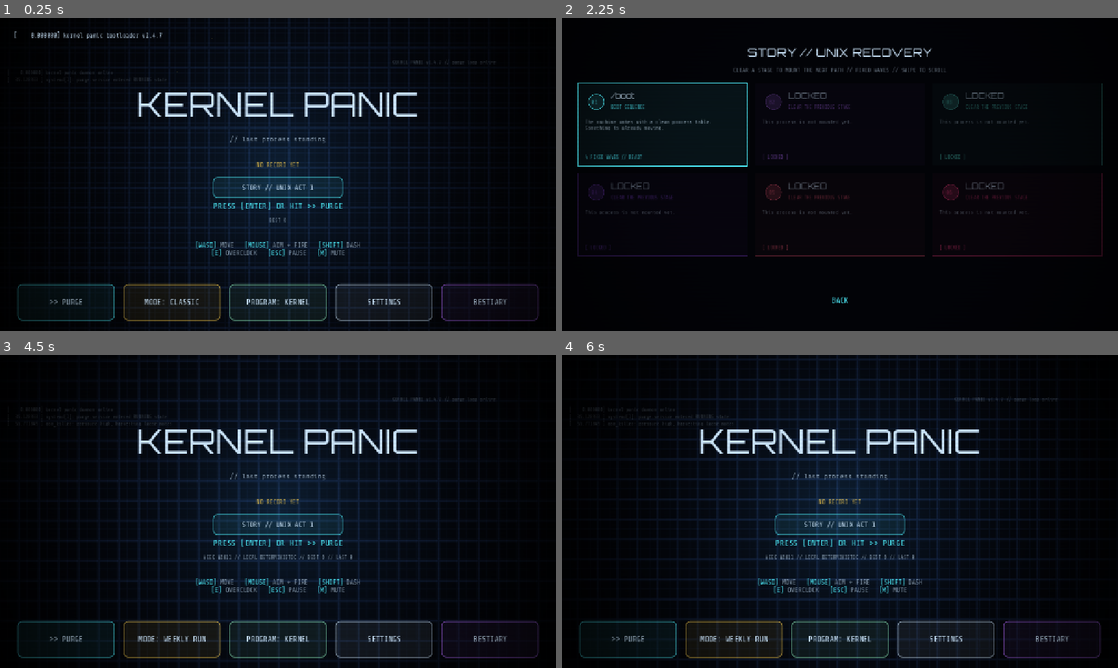
Above: before the commit, frames 1-4 (two rows, left to right).
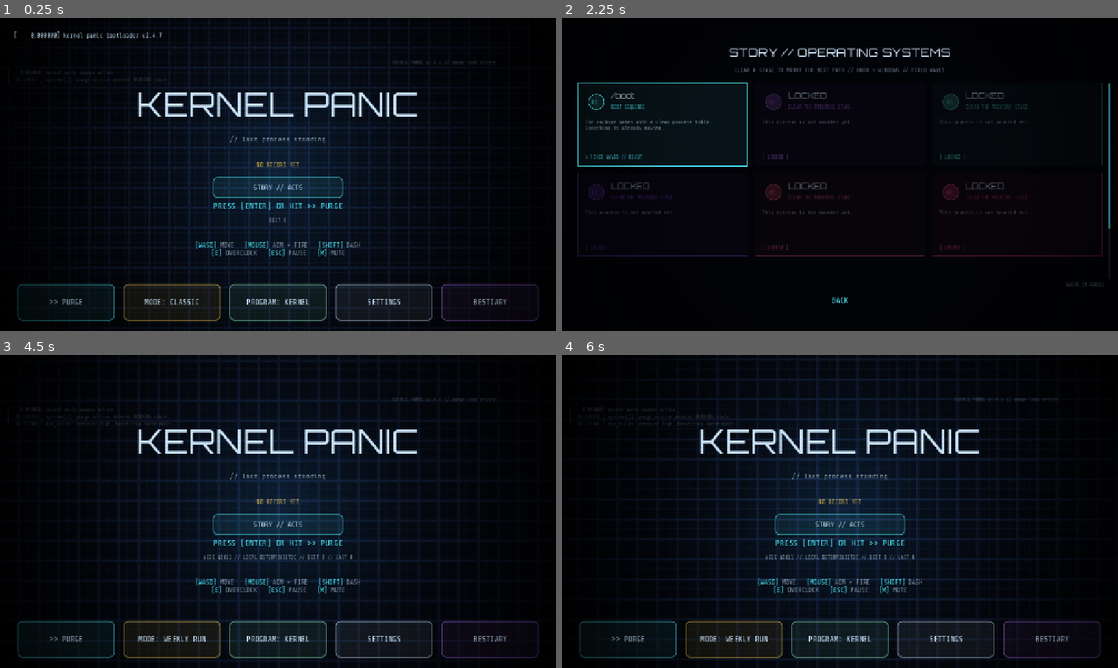
Above: after the commit, the same moments.

Repository: mafuzyk/kernel-panic
Game: Godot game, scene res://src/ui/menu.tscn
The game is run twice, just before and just after one commit, with the same random seed, the same clock (stepped at 60 frames per second) and the same inputs.
Inputs:
- Up to frame 1 (0.25 s): no input
- Up to frame 2 (2.25 s): click ">> PURGE" at 0.5 s; click "MODE: CLASSIC" at 1.25 s; click "STORY // UNIX ACT 1" (after the commit: "STORY // ACTS") at 2 s
- Up to frame 3 (4.5 s): click "STORY // UNIX ACT 1" (after the commit: "STORY // ACTS") at 2.75 s; click "MODE: WEEKLY RUN" at 3.5 s; click "PROGRAM: KERNEL" at 4.25 s
- Up to frame 4 (6 s): click "BESTIARY" at 5 s; click "BACK" at 5.75 s

The runs differ from the first frame. In frame 1, 0.1% of the frame differs, in the area x 43-57%, y 53-56%; in frame 2, 1.1%, in the area x 30-99%, y 9-86%; in frame 3, 0.1%; in frame 4, 0.1%.

Commit message:
feat: add Windows story act
Add the three-stage C:\98, C:\XP, and Win11 story progression with era profiles, CRT overlay, watermark, UPDATE_LOOP, BLOATWARE, and destructible POPUP orbs. Update Story navigation, bestiary coverage, and README documentation.\n\nThe roadmap's separate per-era audio assets are intentionally deferred: the existing generated stems are reused with bounded pitch variants so this block adds no large binary music payload. Gameplay audio behavior stays unchanged outside the Windows story act.

Diff:
--- /dev/null
+++ b/shaders/crt.gdshader
@@ -0,0 +1,30 @@
+shader_type canvas_item;
+
+uniform sampler2D screen_tex : hint_screen_texture, filter_linear;
+uniform float curvature = 0.0;
+uniform float noise = 0.0;
+uniform float scanline = 0.0;
+uniform float aberration = 0.0;
+
+float hash21(vec2 p) {
+	return fract(sin(dot(p, vec2(127.1, 311.7))) * 43758.5453);
+}
+
+void fragment() {
+	vec2 uv = SCREEN_UV;
+	vec2 centered = uv - vec2(0.5);
+	float r2 = dot(centered, centered);
+	vec2 curved = centered * (1.0 + curvature * r2 * 3.0) + vec2(0.5);
+	vec2 edge = step(vec2(0.0), curved) * step(curved, vec2(1.0));
+	vec2 ab = centered * aberration * 0.008;
+	vec3 col;
+	col.r = texture(screen_tex, curved + ab).r;
+	col.g = texture(screen_tex, curved).g;
+	col.b = texture(screen_tex, curved - ab).b;
+	float line = 0.72 + 0.28 * sin(SCREEN_UV.y * 900.0);
+	col *= 1.0 - scanline * (1.0 - line);
+	float grain = hash21(floor(SCREEN_UV * vec2(1280.0, 720.0)) + floor(TIME * 24.0)) - 0.5;
+	col += grain * noise;
+	col *= edge.x * edge.y;
+	COLOR = vec4(col, 1.0);
+}
--- a/src/arena/arena.gd
+++ b/src/arena/arena.gd
@@ -30,6 +30,8 @@
 var _story_intro_text: Label
 var _story_victory := false
 var _story_next_stage := -1
+var _crt_overlay: CrtOverlay
+var _windows_watermark: Label
 var _intro_bars: Array[ColorRect] = []
 var _intro_label: Label
 var _intro_quote: Label
@@ -100,6 +102,7 @@
 		_story_stage = Game.story_stage_def(Game.story_stage_index)
 		_build_story_intro()
 		_apply_story_theme(_story_stage.get("theme", {}))
+		_build_windows_visuals()
 	if debug_controls_enabled():
 		var debug_panel = load("res://src/ui/debug_panel.gd").new()
 		debug_panel.arena = self
@@ -593,6 +596,38 @@
 		walls.set_tint(accent)
 	if _dust != null:
 		_dust.color = Color(accent.r, accent.g, accent.b, 0.18)
+
+func windows_stage_profile() -> Dictionary:
+	if _story_stage.is_empty():
+		return {}
+	return {"id": _story_stage.get("id", ""), "path": _story_stage.get("path", ""), "grid_style": _story_stage.get("theme", {}).get("grid_style", "clean"), "crt": _story_stage.get("theme", {}).get("crt", {})}
+
+func _build_windows_visuals() -> void:
+	var theme: Dictionary = _story_stage.get("theme", {})
+	var style := str(theme.get("grid_style", "clean"))
+	Sfx.set_music_variant(style)
+	if style == "crt_heavy" or style == "crt_soft":
+		_crt_overlay = CrtOverlay.new()
+		add_child(_crt_overlay)
+		_crt_overlay.configure(theme.get("crt", {}))
+	if bool(_story_stage.get("watermark", false)):
+		var watermark_layer := CanvasLayer.new()
+		watermark_layer.layer = 76
+		_windows_watermark = Label.new()
+		_windows_watermark.text = "ACTIVATE WINDOWS // GO TO SETTINGS"
+		_windows_watermark.add_theme_font_override("font", load("res://assets/fonts/ShareTechMono.ttf"))
+		_windows_watermark.add_theme_font_size_override("font_size", 11)
+		_windows_watermark.add_theme_color_override("font_color", Color(0.2, 0.65, 0.85, 0.6))
+		_windows_watermark.horizontal_alignment = HORIZONTAL_ALIGNMENT_RIGHT
+		_windows_watermark.anchor_left = 1.0
+		_windows_watermark.anchor_right = 1.0
+		_windows_watermark.offset_left = -380.0
+		_windows_watermark.offset_right = -18.0
+		_windows_watermark.offset_top = 18.0
+		_windows_watermark.offset_bottom = 40.0
+		_windows_watermark.mouse_filter = Control.MOUSE_FILTER_IGNORE
+		watermark_layer.add_child(_windows_watermark)
+		add_child(watermark_layer)
 
 func _on_wave_started(wave: int, is_boss: bool) -> void:
 	if Game.mode == "story":
@@ -1334,6 +1369,8 @@
 		_abandon_t = maxf(_abandon_t - delta, 0.0)
 		if _abandon_t <= 0.0:
 			_clear_abandon_confirmation()
+	if _windows_watermark != null and is_instance_valid(_windows_watermark):
+		_windows_watermark.visible = fmod(float(Game.stats.get("time", 0.0)), 2.6) < 2.0
 	var debug_open: bool = _debug_panel != null and _debug_panel.visible
 	var want_hidden: bool = _state == "play" and not get_tree().paused and reticle != null and not debug_open
 	var target_mouse := Input.MOUSE_MODE_HIDDEN if want_hidden else Input.MOUSE_MODE_VISIBLE
--- /dev/null
+++ b/src/arena/crt_overlay.gd
@@ -0,0 +1,27 @@
+class_name CrtOverlay
+extends CanvasLayer
+
+var _mat: ShaderMaterial
+var profile: Dictionary = {}
+
+func _ready() -> void:
+	layer = 75
+	var rect := ColorRect.new()
+	rect.set_anchors_preset(Control.PRESET_FULL_RECT)
+	rect.mouse_filter = Control.MOUSE_FILTER_IGNORE
+	_mat = ShaderMaterial.new()
+	_mat.shader = load("res://shaders/crt.gdshader")
+	rect.material = _mat
+	add_child(rect)
+
+func configure(next_profile: Dictionary) -> void:
+	profile = next_profile.duplicate(true)
+	if _mat == null:
+		return
+	_mat.set_shader_parameter("curvature", float(profile.get("curvature", 0.0)))
+	_mat.set_shader_parameter("noise", float(profile.get("noise", 0.0)))
+	_mat.set_shader_parameter("scanline", float(profile.get("scanline", 0.0)))
+	_mat.set_shader_parameter("aberration", float(profile.get("aberration", 0.0)))
+
+func is_active() -> bool:
+	return not profile.is_empty() and (float(profile.get("scanline", 0.0)) > 0.0 or float(profile.get("curvature", 0.0)) > 0.0)
--- a/src/arena/spawner.gd
+++ b/src/arena/spawner.gd
@@ -349,6 +349,10 @@
 			return load("res://src/enemies/recursor.gd").new()
 		"firewall":
 			return load("res://src/enemies/firewall.gd").new()
+		"update_loop":
+			return load("res://src/enemies/update_loop.gd").new()
+		"bloatware":
+			return load("res://src/enemies/bloatware.gd").new()
 	return null
 
 func _edge_point(min_player_dist := 250.0) -> Vector2:
--- a/src/autoload/dev_harness.gd
+++ b/src/autoload/dev_harness.gd
@@ -86,7 +86,7 @@
 	_check(get_tree().current_scene != null and get_tree().current_scene.name == "Menu", "menu is main scene")
 	_check(Balance.is_desktop_display() == (DisplayServer.get_name() in ["windows", "macos", "x11", "wayland", "embedded"]), "is_desktop_display matches display server")
 	_check(get_tree().current_scene.find_children("*", "BootOverlay", true, false).is_empty(), "boot overlay skipped in headless")
-	var required_bestiary_ids := ["drone", "lancer", "spewer", "splitter", "bulwark", "trojan", "oom", "boss", "recursor", "firewall", "root", "segfault", "bluescreen", "pagefault"]
+	var required_bestiary_ids := ["drone", "lancer", "spewer", "splitter", "bulwark", "trojan", "oom", "boss", "recursor", "firewall", "update_loop", "bloatware", "root", "segfault", "bluescreen", "pagefault"]
 	var entry_ids := {}
 	for entry in BestiaryPanel.ENTRIES:
 		entry_ids[entry["id"]] = true
@@ -384,6 +384,7 @@
 	await _systems_test(arena2)
 	await _debug_controls_test(arena2)
 	await _story_test(arena2)
+	await _windows_test(arena2)
 	await _charm_terminal_test(arena2)
 	await _charm_speedrun_test(arena2)
 	await _touch_test()
@@ -2346,7 +2347,7 @@
 	if story_script == null or not Game.has_method("story_stage_count") or not Game.has_method("story_stage_def") or not arena.spawner.has_method("start_story"):
 		return
 	var count := int(Game.story_stage_count())
-	_check(count == 6, "act 1 contains six UNIX stages")
+	_check(count == 9 and Game.STORY_DATA.act_stage_count("unix") == 6, "Story contains six UNIX stages plus three Windows stages")
 	var expected_ids := ["boot", "var_log", "net", "mem", "quarantine", "kernel"]
 	var expected_paths := ["/boot", "/var/log", "/net", "/mem", "/quarantine", "/kernel"]
 	for i in mini(count, expected_ids.size()):
@@ -2389,6 +2390,36 @@
 	Game.story_cleared = saved_cleared
 	sp.start(arena, arena.enemy_container, 1)
 	await _ticks(3)
+
+func _windows_test(arena: Arena) -> void:
+	print("AT_STEP windows")
+	var update_script: Script = load("res://src/enemies/update_loop.gd")
+	var bloat_script: Script = load("res://src/enemies/bloatware.gd")
+	var popup_script: Script = load("res://src/enemies/popup_orb.gd")
+	var crt_script: Script = load("res://src/arena/crt_overlay.gd")
+	_check(update_script != null and bloat_script != null and popup_script != null, "Windows enemy scripts load")
+	_check(crt_script != null, "CRT overlay script loads")
+	_check(Game.story_stage_count() == 9, "Story includes three Windows stages")
+	var paths := ["C:\\98", "C:\\XP", "Win11"]
+	for i in paths.size():
+		var stage: Dictionary = Game.story_stage_def(6 + i)
+		_check(str(stage.get("path", "")) == paths[i], "Windows stage %d has the expected path" % (i + 1))
+	_check(str(Game.story_stage_def(6).get("theme", {}).get("grid_style", "")) == "crt_heavy", "C98 selects the heavy CRT profile")
+	_check(str(Game.story_stage_def(7).get("theme", {}).get("grid_style", "")) == "crt_soft", "CXP selects the soft CRT profile")
+	_check(str(Game.story_stage_def(8).get("theme", {}).get("grid_style", "")) == "clean", "Win11 disables the CRT profile")
+	var sp: Spawner = arena.spawner
+	var update_enemy = sp.call("_make_enemy", "update_loop")
+	var bloat_enemy = sp.call("_make_enemy", "bloatware")
+	_check(update_enemy is UpdateLoopEnemy and bloat_enemy is BloatwareEnemy, "spawner creates the Windows enemy cast")
+	if update_enemy != null:
+		_check(update_enemy.has_method("reinstall_duration"), "UPDATE_LOOP exposes reinstall behavior")
+	if bloat_enemy != null:
+		_check(bloat_enemy.has_method("popup_count_on_death"), "BLOATWARE exposes popup drop behavior")
+	if update_enemy is Node:
+		update_enemy.free()
+	if bloat_enemy is Node:
+		bloat_enemy.free()
+	_check(arena.has_method("windows_stage_profile"), "arena exposes Windows stage profile")
 
 func _charm_terminal_test(arena: Arena) -> void:
 	print("AT_STEP charm_terminal")
--- a/src/autoload/game.gd
+++ b/src/autoload/game.gd
@@ -242,7 +242,7 @@
 		return cleared_wave > 0 and cleared_wave % 3 == 0
 	return cleared_wave > 0 and (cleared_wave + 1) % Balance.BOSS_EVERY == 0
 
-const BESTIARY_MAP := {"DRONE": "drone", "LANCER": "lancer", …(133 unchanged characters)… ": "recursor", "FIREWALL": "firewall", "ROOT.exe": "root", "SEGFAULT": "segfault", "BLUE SCREEN": "bluescreen", "PAGE FAULT": "pagefault"}
+const BESTIARY_MAP := {"DRONE": "drone", "LANCER": "lancer", …(133 unchanged characters)… ": "recursor", "FIREWALL": "firewall", "UPDATE_LOOP": "update_loop", "BLOATWARE": "bloatware", "ROOT.exe": "root", "SEGFAULT": "segfault", "BLUE SCREEN": "bluescreen", "PAGE FAULT": "pagefault"}
 
 func _bestiary_id_for_display(display: String) -> String:
 	var normalized := display.strip_edges()
@@ -395,6 +395,7 @@
 
 func start_run() -> void:
 	mode = mode if mode != "story" else "classic"
+	Sfx.set_music_variant("normal")
 	state = State.PLAYING
 	score = 0
 	mult = 1
@@ -707,6 +708,7 @@
 
 func to_menu() -> void:
 	state = State.MENU
+	Sfx.set_music_variant("normal")
 	Sfx.set_intensity(0)
 	Engine.time_scale = 1.0
 	get_tree().paused = false
--- a/src/autoload/sfx.gd
+++ b/src/autoload/sfx.gd
@@ -21,6 +21,7 @@
 var aim_mode := "drag"
 var color_assist := false
 var show_run_info := false
+var music_variant := "normal"
 
 func haptic(ms: int) -> void:
 	if not haptics_enabled:
@@ -120,6 +121,19 @@
 	for p in _stems:
 		p.play()
 
+func set_music_variant(variant: String) -> void:
+	music_variant = variant if variant in ["normal", "crt_heavy", "crt_soft", "clean"] else "normal"
+	var pitch := 1.0
+	match music_variant:
+		"crt_heavy":
+			pitch = 0.78
+		"crt_soft":
+			pitch = 0.92
+		"clean":
+			pitch = 1.04
+	for stem in _stems:
+		stem.pitch_scale = pitch
+
 func stop_music() -> void:
 	for p in _stems:
 		p.stop()
--- /dev/null
+++ b/src/enemies/bloatware.gd
@@ -0,0 +1,57 @@
+class_name BloatwareEnemy
+extends BulwarkEnemy
+
+var _death_done := false
+
+func _init() -> void:
+	display_name = "BLOATWARE"
+	hp = 20
+	speed = 38.0
+	pts = 450
+	radius = 34.0
+	col = Color("4b9ee8")
+	mote_count = 5
+
+func popup_count_on_death() -> int:
+	return 5
+
+func die() -> void:
+	if _death_done:
+		return
+	_death_done = true
+	var pos := global_position
+	var parent := get_parent()
+	died.emit(self)
+	Fx.burst(pos, col, 2.4, 14)
+	Fx.hitstop(70.0)
+	Sfx.play("explode_big", 0.92, -2.0)
+	for i in popup_count_on_death():
+		if not EnemyOrb.can_spawn(self):
+			break
+		var popup := PopupOrb.new()
+		popup.setup_popup(pos + Vector2.from_angle(TAU * i / float(popup_count_on_death())) * 38.0, i)
+		parent.call_deferred("add_child", popup)
+	for i in 3:
+		var mini := DroneEnemy.new()
+		mini.setup_mini()
+		mini.position = pos + Vector2.from_angle(TAU * i / 3.0) * 42.0
+		mini.configure(1.0, false)
+		parent.call_deferred("add_child", mini)
+	queue_free()
+
+func _draw() -> void:
+	var c := _flash_col(col)
+	var r := radius
+	var body := Rect2(-r, -r * 0.78, r * 2.0, r * 1.56)
+	draw_rect(body, Color(c.r, c.g, c.b, 0.18))
+	draw_rect(body, c, false, 3.0)
+	draw_line(Vector2(-r * 0.72, -r * 0.22), Vector2(r * 0.72, -r * 0.22), Color(c.r, c.g, c.b, 0.7), 2.0)
+	draw_line(Vector2(-r * 0.72, r * 0.24), Vector2(r * 0.4, r * 0.24), Color(c.r, c.g, c.b, 0.6), 2.0)
+	var spin := t * 3.2
+	for i in 8:
+		var a := spin + TAU * i / 8.0
+		var alpha := 0.18 + 0.72 * float(i + 1) / 8.0
+		draw_line(Vector2.from_angle(a) * (r * 0.72), Vector2.from_angle(a) * (r * 0.93), Color(c.r, c.g, c.b, alpha), 3.0)
+	draw_string(ThemeDB.fallback_font, Vector2(-28, r + 18), "LOADING", HORIZONTAL_ALIGNMENT_CENTER, 56.0, 9, c)
+	if elite:
+		draw_arc(Vector2.ZERO, r + 8.0, 0, TAU, 32, Color(1, 1, 1, 0.75), 1.8, true)
--- /dev/null
+++ b/src/enemies/popup_orb.gd
@@ -0,0 +1,24 @@
+class_name PopupOrb
+extends EnemyOrb
+
+var popup_id := 0
+
+func setup_popup(pos: Vector2, index: int) -> void:
+	popup_id = index
+	setup(pos, Vector2.ZERO, 0.0, Color("72d7ff"))
+	life = 18.0
+
+func _ready() -> void:
+	super._ready()
+	add_to_group("popup_orbs")
+	var shape := get_node_or_null("CollisionShape2D")
+	if shape != null and shape.shape is CircleShape2D:
+		shape.shape.radius = 12.0
+
+func _draw() -> void:
+	var pulse := 0.65 + 0.2 * sin(Time.get_ticks_msec() * 0.004 + popup_id)
+	var c := Color(col.r, col.g, col.b, pulse)
+	draw_rect(Rect2(-10.0, -10.0, 20.0, 20.0), Color(c.r, c.g, c.b, 0.14))
+	draw_rect(Rect2(-10.0, -10.0, 20.0, 20.0), c, false, 2.0)
+	draw_line(Vector2(-6.0, 0), Vector2(6.0, 0), c, 1.5)
+	draw_line(Vector2(0, -6.0), Vector2(0, 6.0), c, 1.5)
--- /dev/null
+++ b/src/enemies/update_loop.gd
@@ -0,0 +1,79 @@
+class_name UpdateLoopEnemy
+extends EnemyBase
+
+var _v := Vector2.ZERO
+var _reinstalling := false
+var _reinstall_t := 0.0
+var _reinstalled := false
+
+func _init() -> void:
+	display_name = "UPDATE_LOOP"
+	hp = 5
+	speed = 82.0
+	pts = 190
+	radius = 16.0
+	col = Color("67b8ff")
+	mote_count = 3
+
+func reinstall_duration() -> float:
+	return 1.35
+
+func _move(delta: float) -> void:
+	if _reinstalling:
+		_v = Vector2.ZERO
+		_reinstall_t -= delta
+		if _reinstall_t <= 0.0:
+			_reinstalling = false
+			_reinstalled = true
+			hp = maxi(int(ceil(max_hp * 0.6)), 1)
+			collision_layer = Balance.LAYER_ENEMY
+			Fx.ring(global_position, col, radius, radius + 28.0, 0.45, 2.0)
+			Fx.text(global_position + Vector2(0, -28), "UPDATE COMPLETE", col, 10)
+		return
+	var to_player := player.global_position - global_position if is_instance_valid(player) else Vector2.ZERO
+	var desired := steer_distance_band(to_player, 210.0, 330.0, 1.0, 0.72)
+	desired += steer_separation(2.2) * 0.7
+	_v = _v.move_toward(desired * speed, 260.0 * delta)
+
+func take_hit(dmg: int, from: Vector2) -> void:
+	if _reinstalling:
+		return
+	super.take_hit(dmg, from)
+
+func die() -> void:
+	if _reinstalling:
+		return
+	if not _reinstalled:
+		_reinstalling = true
+		_reinstall_t = reinstall_duration()
+		hp = 1
+		collision_layer = 0
+		Fx.text(global_position + Vector2(0, -28), "REINSTALLING...", col, 12)
+		Fx.ring(global_position, col, radius, radius + 22.0, reinstall_duration(), 1.8)
+		Sfx.play("ui", 0.7, -8.0)
+		return
+	super.die()
+
+func vel() -> Vector2:
+	return _v
+
+func _physics_process(delta: float) -> void:
+	super._physics_process(delta)
+	if _v.length_squared() > 0.01:
+		rotation = lerp_angle(rotation, _v.angle(), 5.0 * delta)
+
+func _draw() -> void:
+	var c := _flash_col(col)
+	var r := radius
+	var body := PackedVector2Array([Vector2(-r, -r * 0.72), Vector2(r, -r * 0.72), Vector2(r * 0.72, r * 0.72), Vector2(-r * 0.72, r * 0.72)])
+	draw_colored_polygon(body, Color(c.r, c.g, c.b, 0.2))
+	draw_polyline(body + PackedVector2Array([body[0]]), c, 2.0, true)
+	if _reinstalling:
+		var progress := 1.0 - _reinstall_t / reinstall_duration()
+		draw_arc(Vector2.ZERO, r + 7.0, -PI / 2.0, -PI / 2.0 + TAU * progress, 20, c, 3.0, true)
+		draw_string(ThemeDB.fallback_font, Vector2(-34, r + 18), "UPDATING", HORIZONTAL_ALIGNMENT_CENTER, 68.0, 9, c)
+	else:
+		draw_line(Vector2(-r * 0.55, 0), Vector2(r * 0.55, 0), c, 2.0)
+		draw_circle(Vector2.ZERO, r * 0.2, Color(1, 1, 1, 0.85))
+	if elite:
+		draw_arc(Vector2.ZERO, r + 5.0, 0, TAU, 24, Color(1, 1, 1, 0.75), 1.6, true)
--- a/src/story/story_data.gd
+++ b/src/story/story_data.gd
@@ -66,11 +66,47 @@
 		"boss_scale": 1.10,
 		"scale": 1.10,
 		"theme": {"base_col": Color("160812"), "grid_col": Color("572137"), "glow_col": Color("63142e"), "accent": Color("ff3d81")}
+	},
+	{
+		"id": "win98",
+		"path": "C:\\98",
+		"title": "WINDOWS 98",
+		"intro": "The desktop loads. The desktop immediately asks for a driver it lost in 1998.",
+		"klog": ["winlogon: welcome back", "explorer: 47 icons restored", "system: this computer may be shut down"],
+		"waves": [["drone", "drone"], ["lancer", "spewer", "drone"], ["splitter", "trojan", "drone", "drone"], ["bulwark", "lancer", "spewer", "trojan"]],
+		"scale": 1.02,
+		"theme": {"base_col": Color("222b2e"), "grid_col": Color("3a777c"), "glow_col": Color("2b5c61"), "accent": Color("79d6ce"), "grid_style": "crt_heavy", "crt": {"curvature": 0.075, "noise": 0.075, "scanline": 0.22, "aberration": 0.7}},
+		"watermark": true
+	},
+	{
+		"id": "winxp",
+		"path": "C:\\XP",
+		"title": "WINDOWS XP",
+		"intro": "The Luna shell is smooth, bright, and somehow still installing updates during combat.",
+		"klog": ["winlogon: blue-green session active", "update: reboot scheduled", "theme: luna applied successfully"],
+		"waves": [["drone", "spewer", "drone"], ["update_loop", "drone", "lancer"], ["update_loop", "spewer", "splitter", "drone"], ["update_loop", "trojan", "bulwark", "lancer"]],
+		"scale": 1.06,
+		"theme": {"base_col": Color("10223c"), "grid_col": Color("3e7db3"), "glow_col": Color("1f5e9e"), "accent": Color("74b9ff"), "grid_style": "crt_soft", "crt": {"curvature": 0.035, "noise": 0.035, "scanline": 0.10, "aberration": 0.28}},
+		"watermark": true
+	},
+	{
+		"id": "win11",
+		"path": "Win11",
+		"title": "WINDOWS 11",
+		"intro": "A clean glass desktop hides a familiar problem: too many background processes.",
+		"klog": ["shell: rounded corners enabled", "telemetry: everything is fine", "bloatware: 47 background processes active"],
+		"waves": [["drone", "update_loop", "drone"], ["bloatware", "spewer", "lancer"], ["bloatware", "update_loop", "splitter", "drone"], ["bloatware", "bloatware", "trojan", "oom", "spewer"]],
+		"scale": 1.10,
+		"theme": {"base_col": Color("dfe9f2"), "grid_col": Color("8ca7bd"), "glow_col": Color("b9d9ee"), "accent": Color("2e77b8"), "grid_style": "clean"},
+		"watermark": true
 	}
 ]
 
 static func stage_count() -> int:
 	return STAGES.size()
+
+static func act_stage_count(act_id: String) -> int:
+	return 6 if act_id == "unix" else 3 if act_id == "windows" else 0
 
 static func stage_at(index: int) -> Dictionary:
 	if index < 0 or index >= STAGES.size():
--- a/src/ui/bestiary_panel.gd
+++ b/src/ui/bestiary_panel.gd
@@ -16,6 +16,8 @@
 	{"id": "pagefault", "name": "PAGE FAULT", "desc": "pages shield it until the orbiting nodes are purged.", "threat": 10000, "bugs": "read protection enabled. delete the pages."},
 	{"id": "recursor", "name": "RECURSOR", "desc": "teleports and leaves corruption. pools mark where it was. keep moving.", "threat": 140, "bugs": "leaves corruption where it *was*. check behind you."},
 	{"id": "firewall", "name": "FIREWALL", "desc": "rotating wall of orbs. kill the wall to drop the wall.", "threat": 180, "bugs": "wall persists after death of nearby processes."},
+	{"id": "update_loop", "name": "UPDATE_LOOP", "desc": "reinstalls once after death. finish the update before celebrating.", "threat": 190, "bugs": "dies, says 'reinstalling', returns with fewer excuses."},
+	{"id": "bloatware", "name": "BLOATWARE", "desc": "fat process. drops static popup orbs and spawns background drones.", "threat": 450, "bugs": "47 background processes terminated on exit."},
 ]
 
 var t := 0.0
@@ -39,6 +41,8 @@
 		"pagefault": return Color("b46bff")
 		"recursor": return Color("52ff7a")
 		"firewall": return Color("37d8ff")
+		"update_loop": return Color("67b8ff")
+		"bloatware": return Color("4b9ee8")
 		_: return Balance.COL_TEXT
 
 func _ready() -> void:
@@ -224,6 +228,15 @@
 				draw_circle(Vector2.from_angle(TAU * i / 5.0) * 22, 3.0, Color(c.r, c.g, c.b, 0.7))
 			var tri := PackedVector2Array([Vector2(8, 0), Vector2(-6, 7), Vector2(-6, -7)])
 			draw_polyline(tri + PackedVector2Array([tri[0]]), c, 1.5, true)
+		"update_loop":
+			draw_rect(Rect2(-14, -11, 28, 22), Color(c.r, c.g, c.b, 0.18))
+			draw_rect(Rect2(-14, -11, 28, 22), c, false, 1.5)
+			draw_arc(Vector2.ZERO, 19.0, -PI / 2.0, PI, 18, c, 2.0, true)
+		"bloatware":
+			draw_rect(Rect2(-17, -12, 34, 24), Color(c.r, c.g, c.b, 0.18))
+			draw_rect(Rect2(-17, -12, 34, 24), c, false, 2.0)
+			for i in 5:
+				draw_circle(Vector2.from_angle(TAU * i / 5.0) * 24.0, 3.0, Color(c.r, c.g, c.b, 0.75))
 
 func _draw_color_assist_marker(label: String, c: Color) -> void:
 	if not Sfx.color_assist:
--- a/src/ui/menu.gd
+++ b/src/ui/menu.gd
@@ -264,7 +264,7 @@
 	add_child(_mode_info)
 	_story_btn = Button.new()
 	_style_card_button(_story_btn, Balance.COL_PLAYER, Vector2(300.0, 48.0))
-	_story_btn.text = "STORY // UNIX ACT 1"
+	_story_btn.text = "STORY // ACTS"
 	_story_btn.anchor_left = 0.5
 	_story_btn.anchor_right = 0.5
 	_story_btn.anchor_top = 0.0
@@ -351,7 +351,7 @@
 		_story_panel.set_anchors_preset(Control.PRESET_FULL_RECT)
 		_story_panel.stage_selected.connect(_start_story)
 		var title := Label.new()
-		title.text = "STORY // UNIX RECOVERY"
+		title.text = "STORY // OPERATING SYSTEMS"
 		title.add_theme_font_override("font", load("res://assets/fonts/Orbitron.ttf"))
 		title.add_theme_font_size_override("font_size", 28)
 		title.add_theme_color_override("font_color", Balance.COL_TEXT)
@@ -363,7 +363,7 @@
 		title.mouse_filter = Control.MOUSE_FILTER_IGNORE
 		_story_panel.add_child(title)
 		var hint := Label.new()
-		hint.text = "CLEAR A STAGE TO MOUNT THE NEXT PATH // FIXED WAVES // SWIPE TO SCROLL"
+		hint.text = "CLEAR A STAGE TO MOUNT THE NEXT PATH // UNIX + WINDOWS // FIXED WAVES"
 		hint.add_theme_font_override("font", load("res://assets/fonts/ShareTechMono.ttf"))
 		hint.add_theme_font_size_override("font_size", 13)
 		hint.add_theme_color_override("font_color", Color(Balance.COL_TEXT.r, Balance.COL_TEXT.g, Balance.COL_TEXT.b, 0.5))
